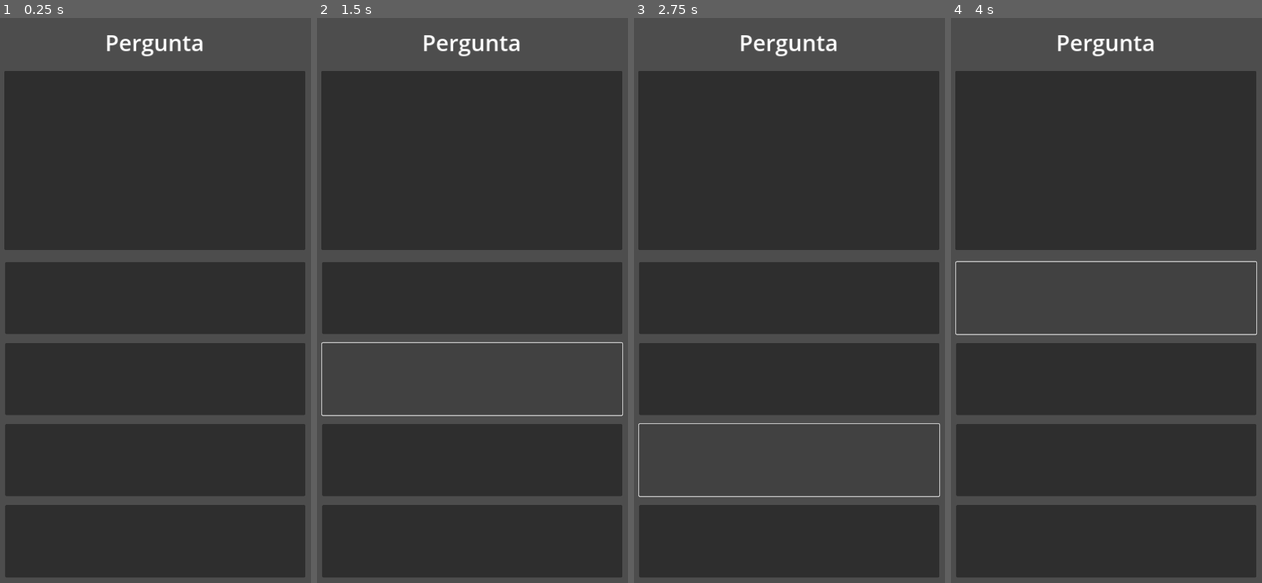
Above: before the commit, frames 1-4 (left to right).
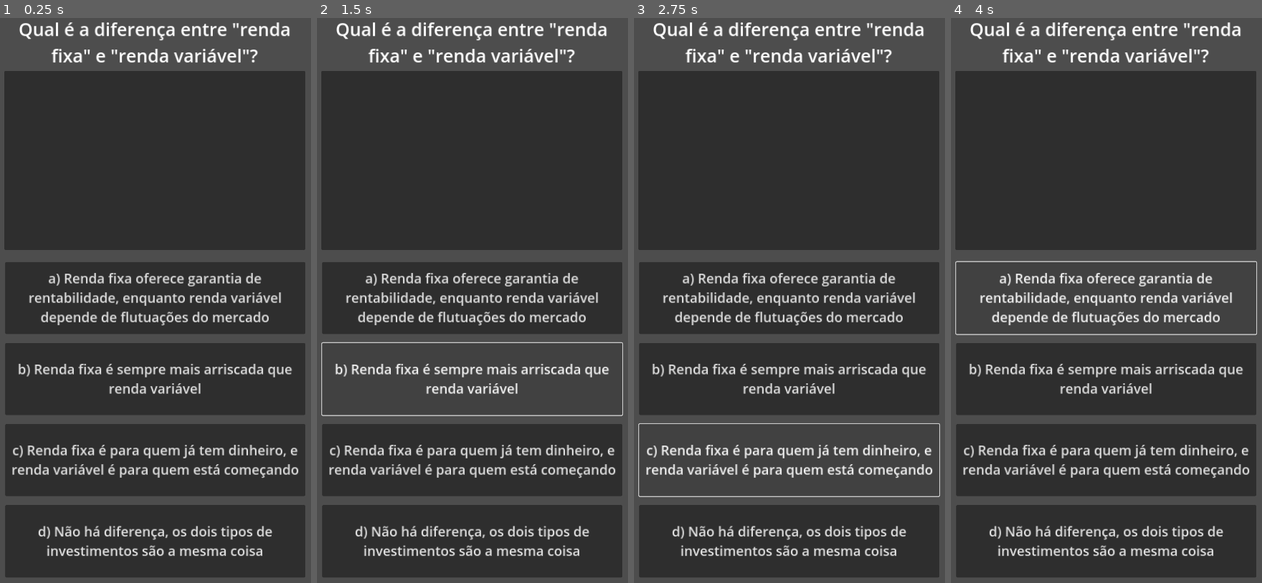
Above: after the commit, the same moments.

Repository: TiagoGeografiaBacharelado/Financial_Education_Quiz
Game: Godot game, scene res://scenes/main.tscn
The game is run twice, just before and just after one commit, with the same random seed, the same clock (stepped at 60 frames per second) and the same inputs. Before the commit the project has no main scene; this scene is started directly in both runs.
Inputs (mouse positions are in pixels of both pictures, inside the frame that each line leads up to):
- Up to frame 1 (0.25 s): no input
- Up to frame 2 (1.5 s): click (472, 300) at 0.5 s; click (472, 379) at 1.25 s
- Up to frame 3 (2.75 s): click (789, 458) at 2 s
- Up to frame 4 (4 s): click (1106, 543) at 2.75 s; click (1106, 300) at 3.5 s

The runs differ from the first frame. In frame 1, 8.1% of the frame differs, in the area x 3-97%, y 0-96%; in frame 2, 8.1%; in frame 3, 8.1%; in frame 4, 8.1%.

Commit message:
Update
Adicionei theme, game_controllers, theme_varied

Diff:
--- a/project.godot
+++ b/project.godot
@@ -11,6 +11,7 @@
 [application]
 
 config/name="Quiz Game"
+run/main_scene="res://scenes/main.tscn"
 config/features=PackedStringArray("4.3", "GL Compatibility")
 config/icon="res://icon.svg"
 
--- a/resources/varied/theme/theme_varied.tres
+++ b/resources/varied/theme/theme_varied.tres
@@ -1,9 +1,11 @@
-[gd_resource type="Resource" script_class="QuizTheme" load_steps=4 format=3 uid="uid://mu6ha3ld7jjl"]
+[gd_resource type="Resource" script_class="QuizTheme" load_steps=6 format=3 uid="uid://mu6ha3ld7jjl"]
 
 [ext_resource type="Script" path="res://scripts/resources/theme.gd" id="1_ffbww"]
 [ext_resource type="Script" path="res://scripts/resources/question.gd" id="2_a5jpi"]
 [ext_resource type="Resource" uid="uid://lpo3v6flh30a" path="res://resources/varied/question/Qual_e_a_diferença_entre_renda_fixa_e_renda_variável.tres" id="3_4dxc5"]
+[ext_resource type="Resource" uid="uid://e0s51ovliic0" path="res://resources/varied/question/animal_come_com_rabo.tres" id="4_sre32"]
+[ext_resource type="Resource" uid="uid://bil3gdijr6yae" path="res://resources/varied/question/melhor_amigo_homem.tres" id="5_ld80x"]
 
 [resource]
 script = ExtResource("1_ffbww")
-theme = Array[ExtResource("2_a5jpi")]([ExtResource("3_4dxc5"), null, null, null, null, null])
+theme = Array[ExtResource("2_a5jpi")]([ExtResource("3_4dxc5"), ExtResource("4_sre32"), ExtResource("5_ld80x"), null, null, null, null, null, null, null, null, null, null, null, null, null, null, null, null, null])
--- a/scenes/main.tscn
+++ b/scenes/main.tscn
@@ -1,6 +1,11 @@
-[gd_scene format=3 uid="uid://bs3pmrooj4dod"]
+[gd_scene load_steps=3 format=3 uid="uid://bs3pmrooj4dod"]
+
+[ext_resource type="Script" path="res://scripts/controllers/gamer_controller.gd" id="1_2n48k"]
+[ext_resource type="Resource" uid="uid://mu6ha3ld7jjl" path="res://resources/varied/theme/theme_varied.tres" id="2_kjxgg"]
 
 [node name="Main" type="CanvasLayer"]
+script = ExtResource("1_2n48k")
+quiz = ExtResource("2_kjxgg")
 
 [node name="Content" type="Control" parent="."]
 layout_mode = 3
@@ -24,10 +29,11 @@
 custom_minimum_size = Vector2(0, 60)
 layout_mode = 2
 size_flags_vertical = 6
-theme_override_font_sizes/font_size = 50
+theme_override_font_sizes/font_size = 40
 text = "Pergunta"
 horizontal_alignment = 1
 vertical_alignment = 1
+autowrap_mode = 2
 
 [node name="ImageHolder" type="Panel" parent="Content/Questionifo"]
 custom_minimum_size = Vector2(0, 400)
@@ -73,15 +79,23 @@
 [node name="ButtonOption1" type="Button" parent="Content/QuestionHolder"]
 layout_mode = 2
 size_flags_vertical = 3
+theme_override_font_sizes/font_size = 30
+autowrap_mode = 2
 
 [node name="ButtonOption2" type="Button" parent="Content/QuestionHolder"]
 layout_mode = 2
 size_flags_vertical = 3
+theme_override_font_sizes/font_size = 30
+autowrap_mode = 2
 
 [node name="ButtonOption3" type="Button" parent="Content/QuestionHolder"]
 layout_mode = 2
 size_flags_vertical = 3
+theme_override_font_sizes/font_size = 30
+autowrap_mode = 2
 
 [node name="ButtonOption4" type="Button" parent="Content/QuestionHolder"]
 layout_mode = 2
 size_flags_vertical = 3
+theme_override_font_sizes/font_size = 30
+autowrap_mode = 2
--- /dev/null
+++ b/scripts/controllers/gamer_controller.gd
@@ -0,0 +1,30 @@
+extends Node
+
+@export var quiz: QuizTheme
+@export var color_right: Color
+@export var color_wrong: Color
+
+var buttons: Array[Button]
+var index: int
+var correct: int
+
+@onready var question_texts: Label = $Content/Questionifo/QuestionText
+@onready var question_image: TextureRect = $Content/Questionifo/ImageHolder/QuestionImage
+@onready var question_video: VideoStreamPlayer = $Content/Questionifo/ImageHolder/QuestionVideo
+@onready var question_audio: AudioStreamPlayer = $Content/Questionifo/ImageHolder/QuestionAudio
+
+
+func _ready() -> void:
+	for button in $Content/QuestionHolder.get_children():
+		buttons.append(button)
+
+
+	load_quiz()
+
+
+func load_quiz() -> void:
+	question_texts.text = quiz.theme[index].question_info
+
+	var options = quiz.theme[index].options
+	for i in buttons.size():
+		buttons[i].text = options[i]
